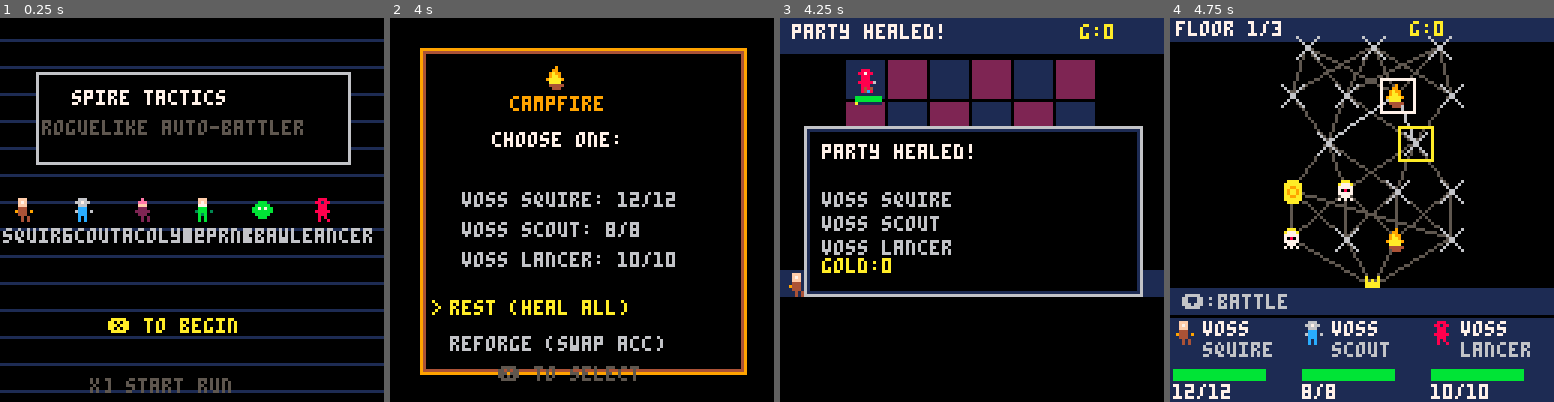
Above: before the commit, frames 1-4 (left to right).
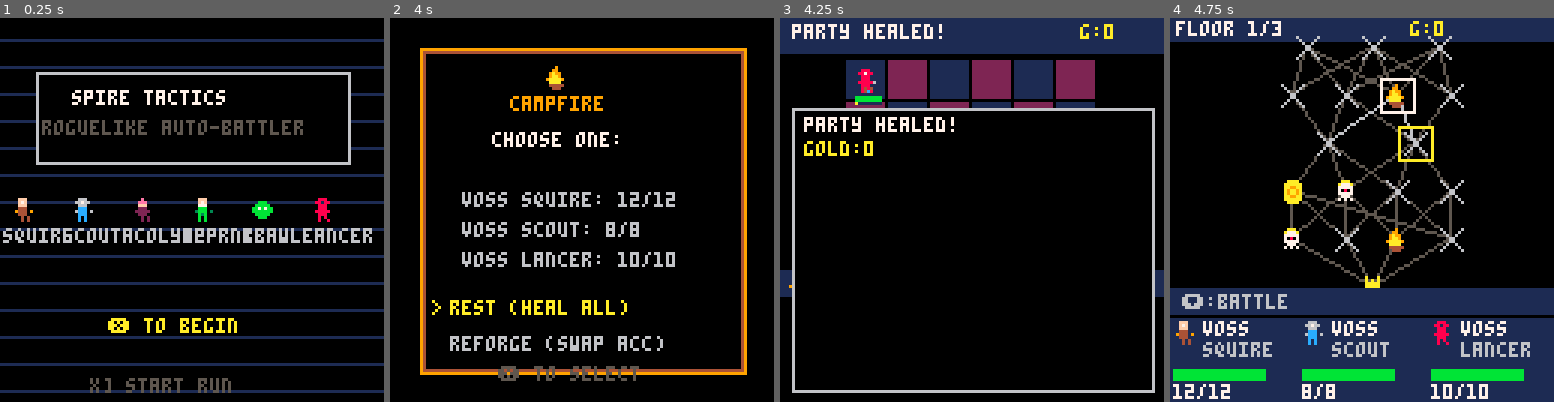
Above: after the commit, the same moments.

Repository: maxnumbers/FantacticsSpire
Game: PICO-8 cartridge spire_tactics.p8
The game is run twice, just before and just after one commit, with the same random seed, the same clock (stepped at 60 frames per second) and the same inputs.
Inputs:
- Up to frame 1 (0.25 s): no input
- Up to frame 2 (4 s): tap X (X key) at 0.33, 0.7, 1.43, 2.58, 3.1, 3.62 s; hold Right 2.33-3.33 s; hold Right from 3.38 s (still down)
- Up to frame 3 (4.25 s): tap X (X key) at 4.13 s; release Right at 4.22 s
- Up to frame 4 (4.75 s): hold Up 4.27-4.67 s; tap X (X key) at 4.65 s; hold Right from 4.72 s (still down)

Frames 1-2 are identical in both runs. In frame 3, 12% of the frame differs, in the area x 3-98%, y 23-98%; in frame 4, nothing differs.

Commit message:
Implement W4.3: Reward screen with elite advancement and potion drops
- Multi-state reward flow: elite_pick → pick_unit → pick_branch → pick_skill
- Elite victory offers choice: advance a unit OR pick an accessory
- Advancement flow: select tier-1 unit → choose branch → keep 1 skill
- Accessory flow: pick 1 of 2 → assign to a unit (replaces existing)
- Normal battles have 30% potion drop chance (max 3 carried)
- dreward() renders all reward sub-states with navigation
- Node type preview on map screen (deduplicated opts variable)
- 6 new integrity tests for reward system

98 tests passing.

https://claude.ai/code/session_01Dcru2HaXMCV5TUSgAJhPR2

Diff:
--- a/spire_tactics.p8
+++ b/spire_tactics.p8
@@ -682,19 +682,28 @@
  end
  if nd==0 then gr+=5 end
  gold+=gr
+ gs="reward"
+ cmt=45
+ rws=nil rwdr=nil
+ rwacc={} rwunit=0 rwbr=0 rwski=0
  if cnod.tp==2 then
-  -- elite: advancement or accessory
+  -- elite: choose advance or accessory
   cmsg="elite won! +"..gr.."g"
+  rws="elite_pick"
+  sel=1
   sfx(5)
  elseif cnod.tp==4 then
   cmsg="boss defeated! +"..gr.."g"
   sfx(4)
  else
   cmsg="victory! +"..gr.."g"
+  -- potion drop chance: 30%
+  if rnd(100)<30 and #pots<3 then
+   rwdr=1+flr(rnd(#_p))
+   add(pots,rwdr)
+  end
   sfx(4)
  end
- gs="reward"
- cmt=45
 end
 
 -- update combat
@@ -728,6 +737,119 @@
     return
    end
   end
+ end
+end
+
+-- reward screen
+function upreward()
+ if cmt>0 then cmt-=1 return end
+
+ if not rws then
+  -- normal/boss: just confirm
+  if btnp(5) then
+   cnod.dn=true
+   gs="map"
+   sfx(2)
+  end
+ elseif rws=="elite_pick" then
+  -- choose: 1=advance 2=accessory
+  if btnp(2) then sel=max(1,sel-1) sfx(2) end
+  if btnp(3) then sel=min(2,sel+1) sfx(2) end
+  if btnp(5) then
+   if sel==1 then
+    -- find advanceable units (tier 1)
+    rwunits={}
+    for i,u in pairs(py) do
+     if u.alive and u.tier==1 then
+      add(rwunits,i)
+     end
+    end
+    if #rwunits>0 then
+     rws="pick_unit"
+     sel=1
+    else
+     -- no tier-1 units, skip to accessory
+     rws="pick_acc"
+     rwacc={1+flr(rnd(#_a)),
+      1+flr(rnd(#_a))}
+     sel=1
+    end
+   elseif sel==2 then
+    rws="pick_acc"
+    rwacc={1+flr(rnd(#_a)),
+     1+flr(rnd(#_a))}
+    -- ensure different
+    while rwacc[2]==rwacc[1] do
+     rwacc[2]=1+flr(rnd(#_a))
+    end
+    sel=1
+   end
+   sfx(2)
+  end
+ elseif rws=="pick_unit" then
+  -- pick which unit to advance
+  if btnp(2) then sel=max(1,sel-1) sfx(2) end
+  if btnp(3) then sel=min(#rwunits,sel+1) sfx(2) end
+  if btnp(5) then
+   rwunit=rwunits[sel]
+   local opts=advopt(py[rwunit].base)
+   if #opts>=2 then
+    rwbranch=opts
+    rws="pick_branch"
+    sel=1
+    sfx(2)
+   end
+  end
+ elseif rws=="pick_branch" then
+  -- pick which branch
+  if btnp(2) then sel=max(1,sel-1) sfx(2) end
+  if btnp(3) then sel=min(#rwbranch,sel+1) sfx(2) end
+  if btnp(5) then
+   rwbr=rwbranch[sel]
+   rws="pick_skill"
+   sel=1
+   sfx(2)
+  end
+ elseif rws=="pick_skill" then
+  -- pick skill to keep from old class
+  local sks=getsk(py[rwunit].ji)
+  if btnp(2) then sel=max(1,sel-1) sfx(2) end
+  if btnp(3) then sel=min(#sks,sel+1) sfx(2) end
+  if btnp(5) then
+   advu(py[rwunit],rwbr,sel)
+   rws=nil
+   sfx(5)
+  end
+ elseif rws=="pick_acc" then
+  -- pick 1 of 2 accessories
+  if btnp(0) then sel=max(1,sel-1) sfx(2) end
+  if btnp(1) then sel=min(2,sel+1) sfx(2) end
+  if btnp(5) then
+   local ai=rwacc[sel]
+   -- assign to a unit: go to unit pick
+   rwacc_chosen=ai
+   rwunits={}
+   for i,u in pairs(py) do
+    if u.alive then add(rwunits,i) end
+   end
+   rws="assign_acc"
+   sel=1
+   sfx(2)
+  end
+ elseif rws=="assign_acc" then
+  -- assign accessory to a unit
+  if btnp(2) then sel=max(1,sel-1) sfx(2) end
+  if btnp(3) then sel=min(#rwunits,sel+1) sfx(2) end
+  if btnp(5) then
+   py[rwunits[sel]].acc=rwacc_chosen
+   rws=nil
+   sfx(5)
+  end
+ end
+
+ -- when reward flow done, confirm exits
+ if not rws and rws!=nil then
+  -- already nil from above
  end
 end
 
@@ -756,12 +878,7 @@
  elseif gs=="combat" then
   upcbt()
  elseif gs=="reward" then
-  if cmt>0 then cmt-=1
-  elseif btnp(5) then
-   cnod.dn=true
-   gs="map"
-   sfx(2)
-  end
+  upreward()
  elseif gs=="camp" then
   upcamp()
  elseif gs=="shop" then
@@ -847,6 +964,7 @@
   cnod.dn=true
   cmt=30
   gs="reward"
+  rws=nil rwdr=nil
   sfx(1)
  end
 end
@@ -874,20 +992,7 @@
  elseif gs=="setup" then dsetup()
  elseif gs=="combat" then dcombat()
  elseif gs=="reward" then
-  dcombat()
-  rectfill(8,36,120,92,0)
-  rect(8,36,120,92,6)
-  rect(9,37,119,91,1)
-  print(cmsg,14,42,7)
-  for i,u in pairs(py) do
-   if u.alive then
-    print(u.nm.." "..jn[u.ji],14,50+i*8,6)
-   end
-  end
-  print("gold:"..gold,14,80,10)
-  if cmt<=0 then
-   print("\x97 continue",36,84,6)
-  end
+  dreward()
  elseif gs=="camp" then dcamp()
  elseif gs=="shop" then dshop()
  elseif gs=="gover" then
@@ -906,6 +1011,103 @@
   print("floors: "..mxfl,36,68,6)
   print("gold: "..gold,36,76,10)
   print("\x97 new run",38,90,6)
+ end
+end
+
+function dreward()
+ dcombat()
+ rectfill(4,30,124,124,0)
+ rect(4,30,124,124,6)
+
+ print(cmsg,8,33,7)
+ print("gold:"..gold,8,41,10)
+
+ if cmt>0 then return end
+
+ if not rws then
+  -- normal: show drop + confirm
+  if rwdr then
+   print("found: ".._p[rwdr][1],8,53,11)
+  end
+  print("\x97 continue",36,116,6)
+
+ elseif rws=="elite_pick" then
+  print("choose reward:",8,55,7)
+  local c1=sel==1 and 10 or 6
+  local c2=sel==2 and 10 or 6
+  rectfill(10,65,60,85,0)
+  rect(10,65,60,85,c1)
+  print("advance",16,70,c1)
+  print("unit",22,78,5)
+  rectfill(68,65,118,85,0)
+  rect(68,65,118,85,c2)
+  print("pick",82,70,c2)
+  print("accessory",72,78,5)
+
+ elseif rws=="pick_unit" then
+  print("advance which unit?",8,55,7)
+  for i,ui in pairs(rwunits) do
+   local u=py[ui]
+   local c=i==sel and 10 or 6
+   local y=62+(i-1)*14
+   print(u.nm.." "..jn[u.ji],14,y,c)
+   print("hp:"..u.mhp.." at:"..u.atk,14,y+7,5)
+  end
+
+ elseif rws=="pick_branch" then
+  print("pick class branch:",8,55,7)
+  for i,bi in pairs(rwbranch) do
+   local j=_j[bi]
+   local c=i==sel and 10 or 6
+   local y=65+(i-1)*24
+   rectfill(10,y,118,y+20,0)
+   rect(10,y,118,y+20,c)
+   spr(bi,14,y+2)
+   print(jn[bi],26,y+2,c)
+   print("hp:"..n(j[2]).." at:"..n(j[3])
+    .." df:"..n(j[4]).." sp:"..n(j[5]),
+    14,y+12,5)
+  end
+
+ elseif rws=="pick_skill" then
+  print("keep which skill?",8,55,7)
+  local sks=getsk(py[rwunit].ji)
+  for i,s in pairs(sks) do
+   local c=i==sel and 10 or 6
+   local y=65+(i-1)*14
+   print(s[1],14,y,c)
+   print("pw:"..s[4].." rng:"..s[5]
+    .." cd:"..s[6],14,y+7,5)
+  end
+
+ elseif rws=="pick_acc" then
+  print("pick an accessory:",8,55,7)
+  for i,ai in pairs(rwacc) do
+   local a=_a[ai]
+   local c=i==sel and 10 or 6
+   local x=10+(i-1)*58
+   rectfill(x,65,x+52,90,0)
+   rect(x,65,x+52,90,c)
+   print(a[1],x+4,68,c)
+   if a[2]!="0" then
+    print("+"..a[3].." "..a[2],x+4,78,5)
+   else
+    print("special:"..a[4],x+4,78,5)
+   end
+  end
+
+ elseif rws=="assign_acc" then
+  print("give to whom?",8,55,7)
+  print(_a[rwacc_chosen][1],8,63,10)
+  for i,ui in pairs(rwunits) do
+   local u=py[ui]
+   local c=i==sel and 10 or 6
+   local y=72+(i-1)*14
+   print(u.nm.." "..jn[u.ji],14,y,c)
+   local cur_a="none"
+   if u.acc then cur_a=_a[u.acc][1] end
+   print("acc: "..cur_a,14,y+7,5)
+  end
  end
 end
 
Not shown, changed: tests/test_integrity.py
